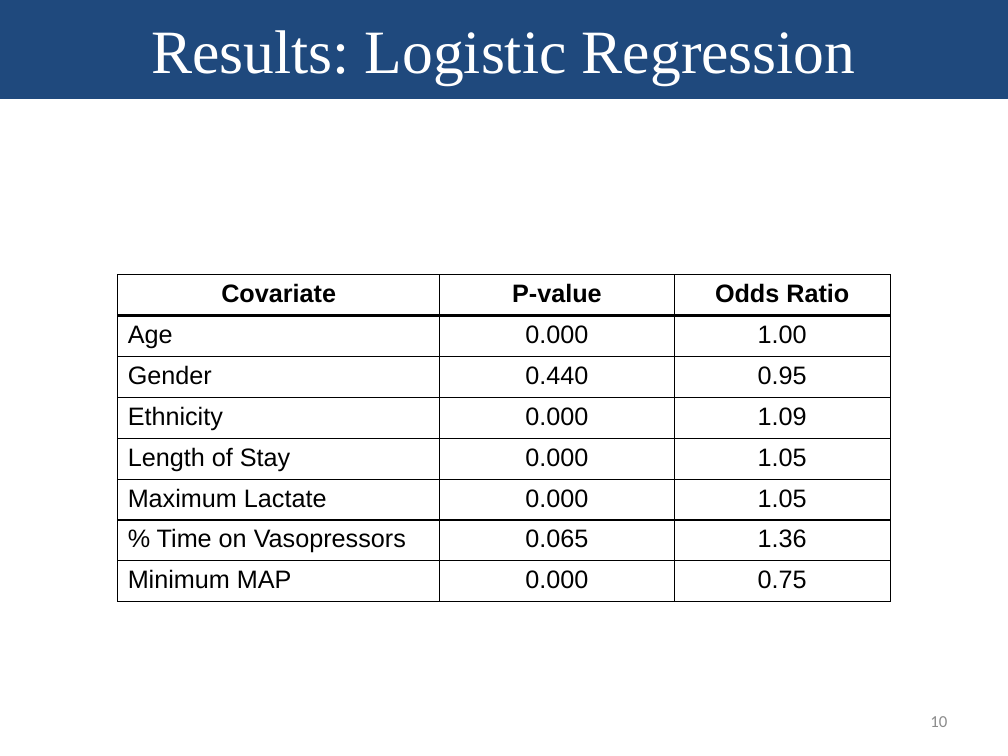
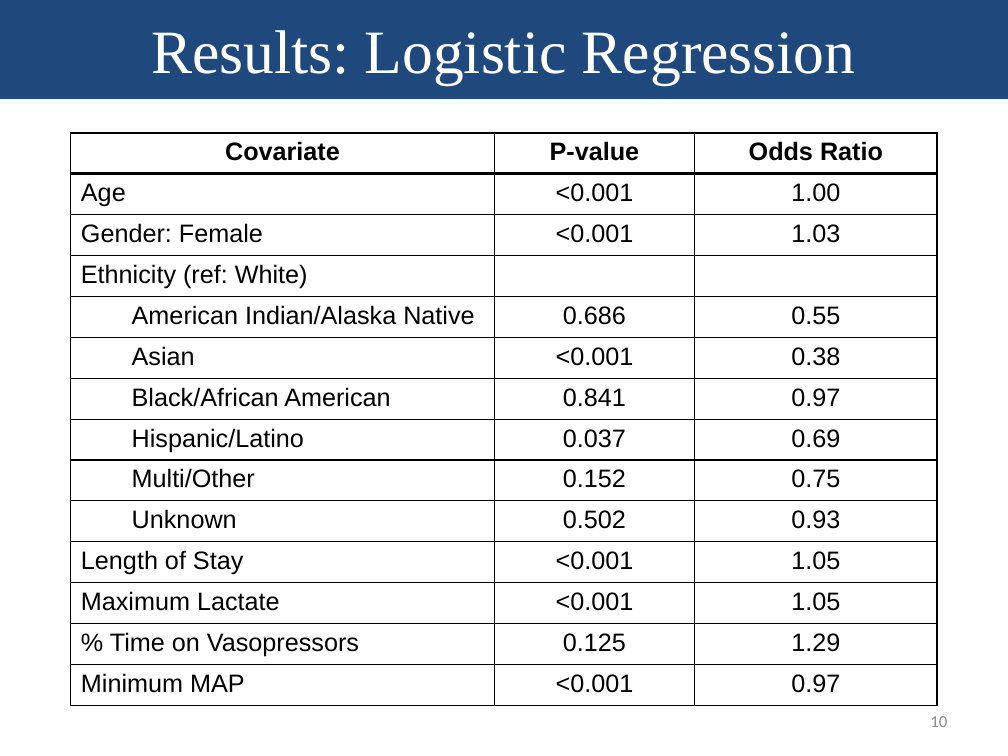
Before and after one commit to nalinimsingh/HST.953-AKI-Prediction, a slide deck: slide 10 of docs/Presentation.pptx. Drawn at 1008x756 pixels with LibreOffice and Linux fonts; fonts in the diff are those of the drawing. Boxes give left, top, right and bottom in pixels: in the first picture for what was removed or moved away, otherwise in the second. Text is boxed around its words. In the diff, an @@ line names an element or a change of style, - is before the commit and + after.

Commit message:
Add in logistic regression results with categoricals

```diff
--- a/docs/Presentation.pptx
+++ b/docs/Presentation.pptx
@@ table at box(71, 133, 936, 706) @@
-row 2: Age | 0.000 | 1.00
-row 3: Gender | 0.440 | 0.95
-row 4: Ethnicity | 0.000 | 1.09
-row 5: Length of Stay | 0.000 | 1.05
-row 6: Maximum Lactate | 0.000 | 1.05
-row 7: % Time on Vasopressors | 0.065 | 1.36
-row 8: Minimum MAP | 0.000 | 0.75
+row 2: Age | <0.001 | 1.00
+row 3: Gender: Female | <0.001 | 1.03
+row 4: Ethnicity (ref: White) |  | 
+row 5: American Indian/Alaska Native | 0.686 | 0.55
+row 6: Asian | <0.001 | 0.38
+row 7: Black/African American | 0.841 | 0.97
+row 8: Hispanic/Latino | 0.037 | 0.69
+row 9: Multi/Other | 0.152 | 0.75
+row 10: Unknown | 0.502 | 0.93
+row 11: Length of Stay | <0.001 | 1.05
+row 12: Maximum Lactate | <0.001 | 1.05
+row 13: % Time on Vasopressors | 0.125 | 1.29
+row 14: Minimum MAP | <0.001 | 0.97
@@ table: place and size @@
-table at box(118, 275, 890, 602)
+table at box(71, 133, 936, 706)
```
Also in this commit, not shown: 3 other slides changed, 2 other files.
